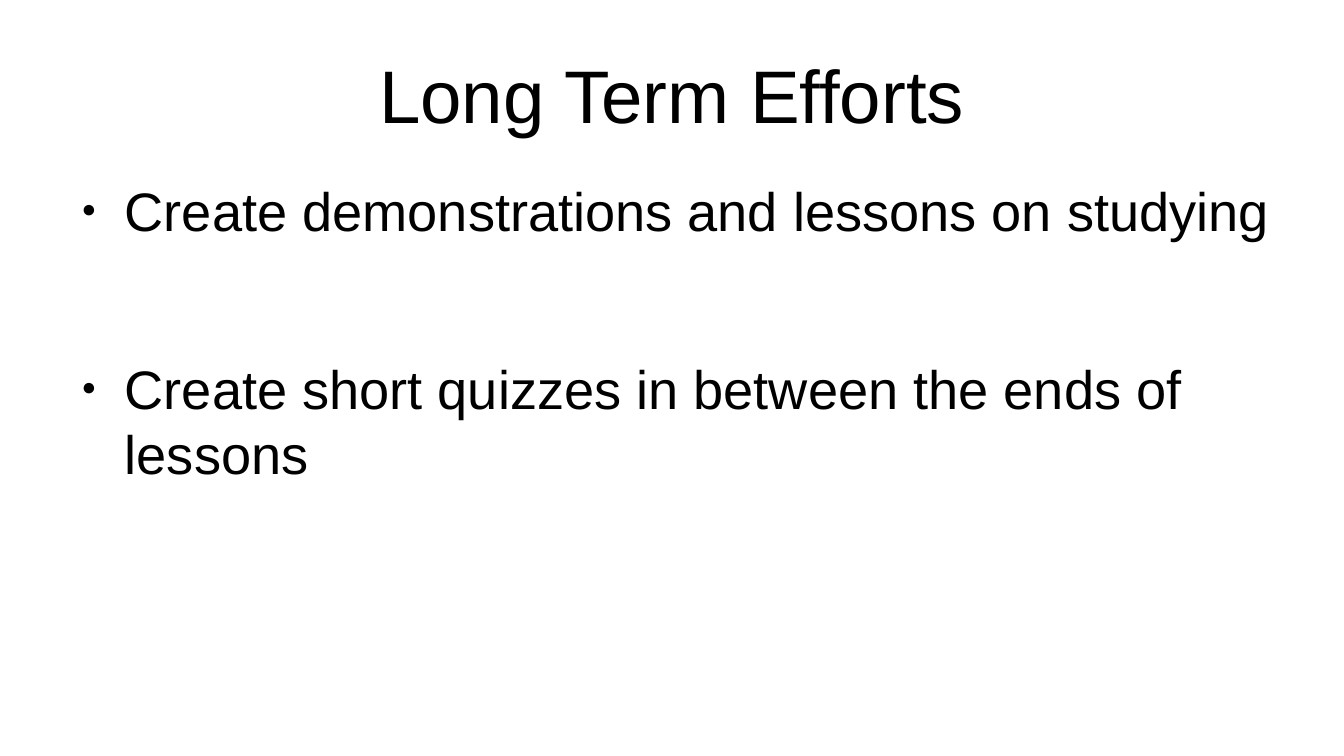
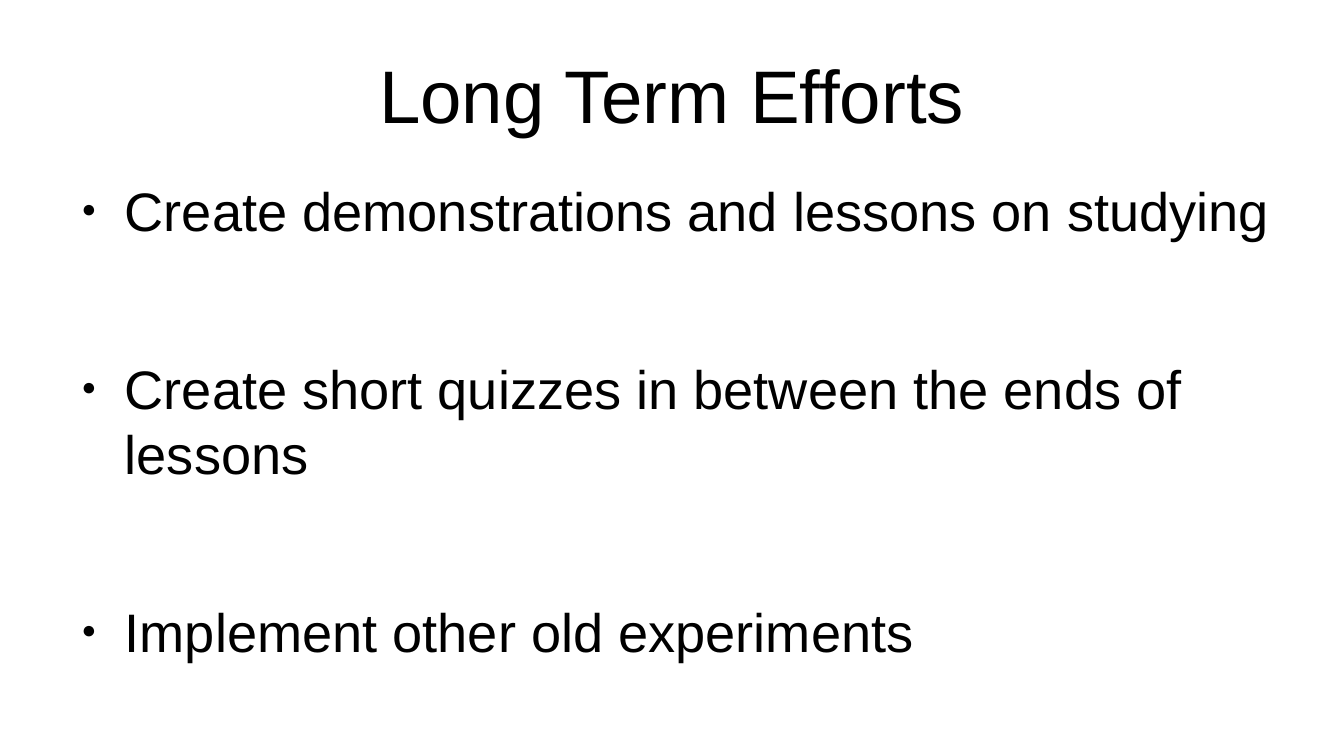
Before and after one commit to wwu-csci-497/csci-497-project-learning-about-memory, a slide deck: slide 7 of Midterm Critique.odp. Drawn at 1344x756 pixels with LibreOffice and Linux fonts; fonts in the diff are those of the drawing. Boxes give left, top, right and bottom in pixels: in the first picture for what was removed or moved away, otherwise in the second. Text is boxed around its words. In the diff, an @@ line names an element or a change of style, - is before the commit and + after.

```diff
--- a/Midterm Critique.odp
+++ b/Midterm Critique.odp
@@ text at (125, 612, 913, 661): paragraph added @@
+● Implement other old experiments
```
Also in this commit, not shown: 3 other slides changed, 1 slide added, 1 slide removed, 13 other files.
